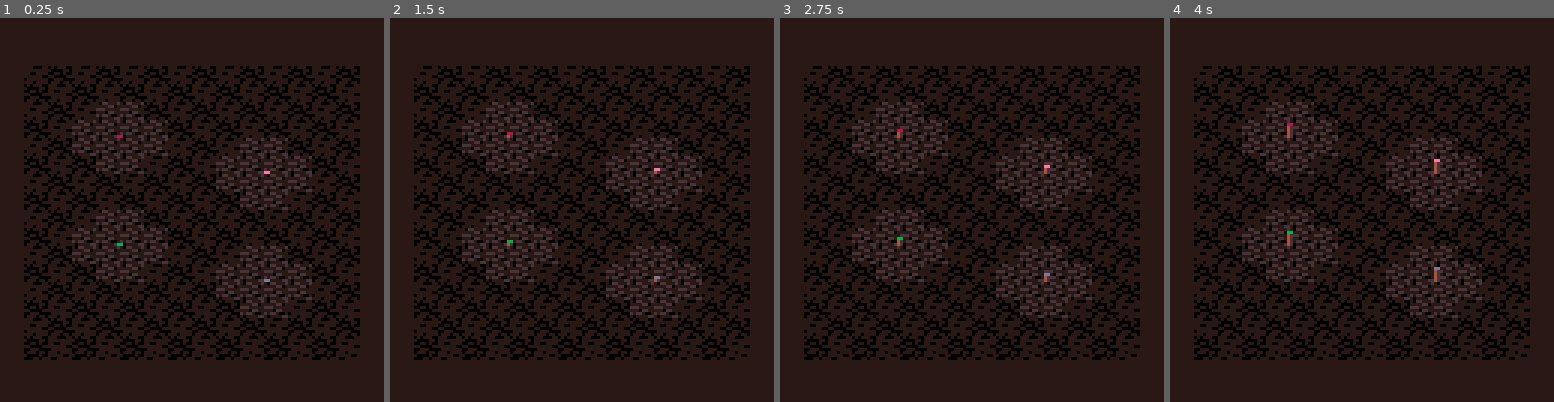
Above: before the commit, frames 1-4 (left to right).
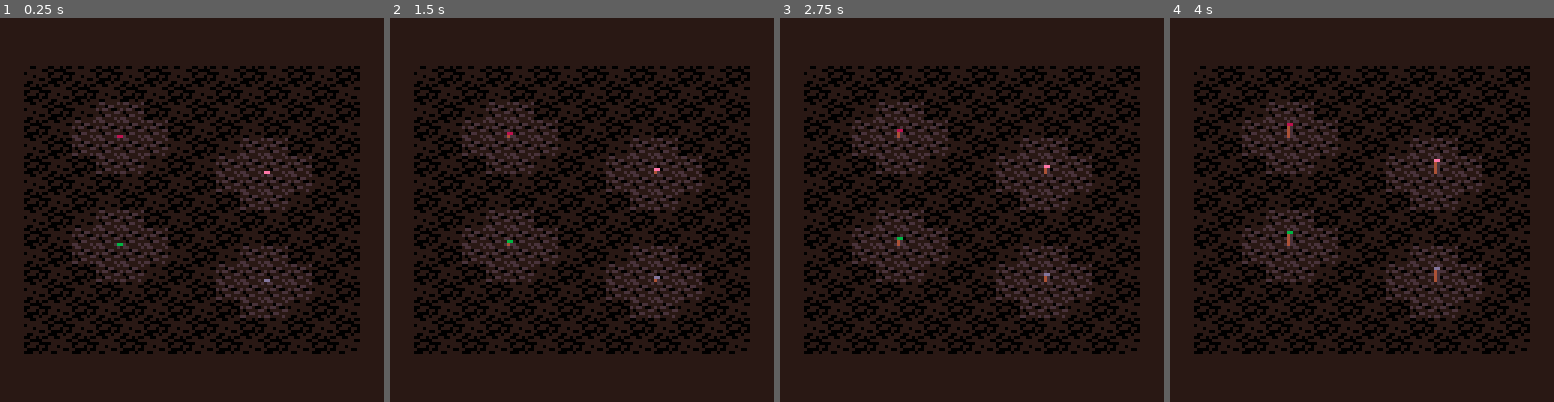
Above: after the commit, the same moments.

Repository: erwinbonsma/WhereToRootPico8
Game: PICO-8 cartridge wheretoroot.p8
Same seed, same stepped clock (60 frames per second), same inputs: the game is played once before the commit and once after it.
Inputs:
- Up to frame 1 (0.25 s): no input
- Up to frame 2 (1.5 s): no input
- Up to frame 3 (2.75 s): no input
- Up to frame 4 (4 s): no input

The runs differ from the first frame. In frame 1, 28% of the frame differs, in the area x 6-94%, y 12-90%; in frame 2, 28%; in frame 3, 28%; in frame 4, 28%.

Commit message:
Make flat tiles six pixels high

Diff:
--- a/wheretoroot.p8
+++ b/wheretoroot.p8
@@ -411,7 +411,7 @@
 end
 
 function seed:draw()
- local y=ceil(self.y*yscale)
+ local y=flr(self.y*yscale)
 
  --seed sprite
  pal(self.family.p)
@@ -533,7 +533,7 @@
  )
 
  local x=self.x
- local y=self.y*yscale
+ local y=flr(self.y*yscale)
  line(x,y,x,y-h,4)
  line(x+1,y,x+1,y-h,5)
  line(
@@ -641,10 +641,11 @@
 function _draw()
  cls(1)
  palt(0,false)
+ palt(7,true)
  for i=0,15 do
-  map(0,i,0,i*6,15,1)
- end
- palt(0,true)
+  map(0,i,0,i*6-2,15,1)
+ end
+ pal(0)
  foreach(seeds,seed.draw)
  foreach(trees,tree.draw_trunk)
  foreach(trees,tree.draw_crown)
@@ -684,14 +685,14 @@
 00000000000000003333333333333333333333333333333333333331113333333333333111333333000000000000000000000000000000000000000000000000
 00000000000000003333333333333333333333333333333333333333333333333333333333333333000000000000000000000000000000000000000000000000
 00000000000000003333333333333333333333333333333333333333333333333333333333333333000000000000000000000000000000000000000000000000
-11100011010111001055111500000000000000000000000000000000000000000000000000000000000000000000000000000000000000000000000000000000
-11111111100001101111550100000000000000000000000000000000000000000000000000000000000000000000000000000000000000000000000000000000
-11001111001101005551111100000000000000000000000000000000000000000000000000000000000000000000000000000000000000000000000000000000
+77777777777777777777777700000000000000000000000000000000000000000000000000000000000000000000000000000000000000000000000000000000
+77777777777777777777777700000000000000000000000000000000000000000000000000000000000000000000000000000000000000000000000000000000
+11001111001101001551111500000000000000000000000000000000000000000000000000000000000000000000000000000000000000000000000000000000
 11111100110000111110551100000000000000000000000000000000000000000000000000000000000000000000000000000000000000000000000000000000
 01111111001110005155100100000000000000000000000000000000000000000000000000000000000000000000000000000000000000000000000000000000
 11101111011101101011115500000000000000000000000000000000000000000000000000000000000000000000000000000000000000000000000000000000
 11111001100001001105511100000000000000000000000000000000000000000000000000000000000000000000000000000000000000000000000000000000
-10011111000110115511111100000000000000000000000000000000000000000000000000000000000000000000000000000000000000000000000000000000
+10011111000110115511115100000000000000000000000000000000000000000000000000000000000000000000000000000000000000000000000000000000
 00000000000000000000000000000000000000000000000000000000000000000000000000000000000000000000000000000000000000000000000000000000
 00000000000000000000000000000000000000000000000000000000000000000000000000000000000000000000000000000000000000000000000000000000
 00000000000000000000000000000000000000000000000000000000000000000000000000000000000000000000000000000000000000000000000000000000
